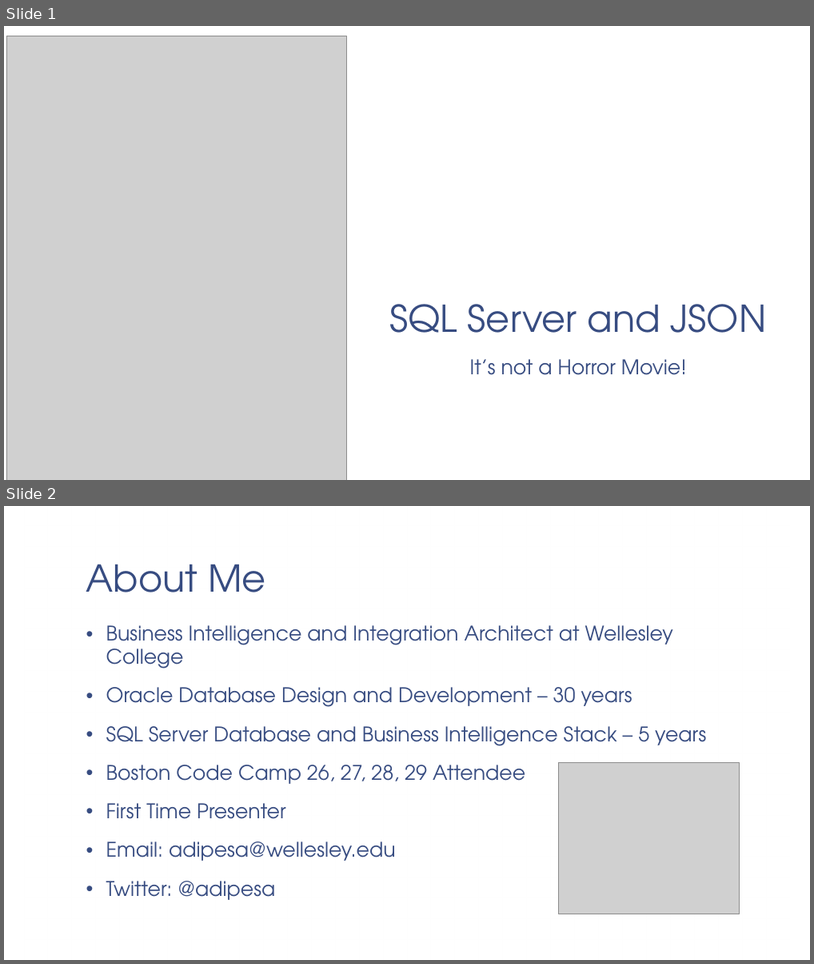
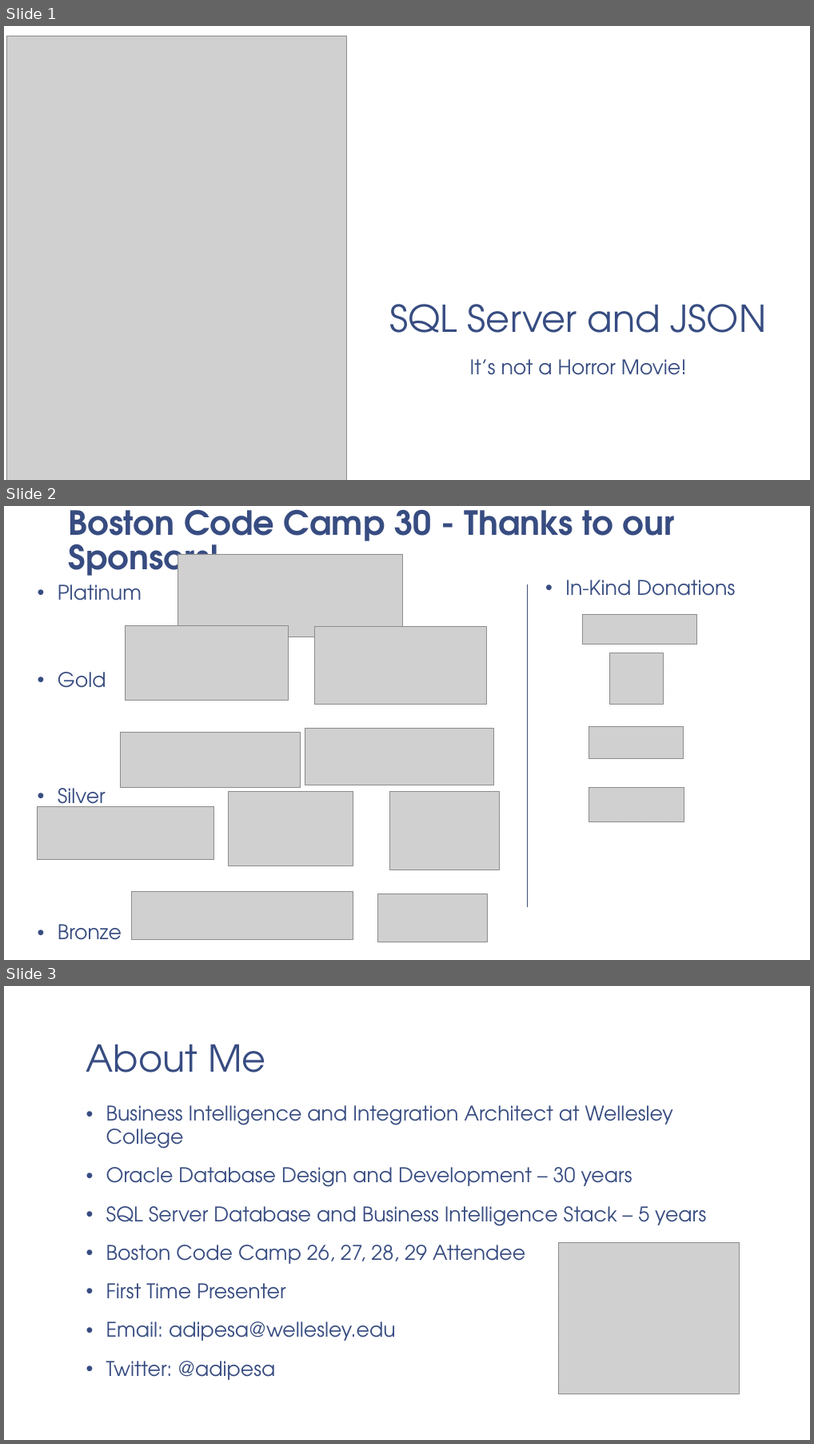
Before and after one commit to adipesa/sqlserver-json, a slide deck: SQL Server and JSON.pptx. Shown one above the other, each under a label of ours: slides 1 and 2 before the commit, slides 1, 2 and 3 after it. The pictures are 814x964 and 814x1444 pixels, drawn with LibreOffice and Linux fonts; fonts in the diff are those of the drawing; grey boxes stand for pictures; background and template pictures are left out. Boxes give left, top, right and bottom in pixels: in the first picture for what was removed or moved away, otherwise in the second. Text is boxed around its words. In the diff, an @@ line names an element or a change of style, - is before the commit and + after.

```diff
--- a/SQL Server and JSON.pptx
+++ b/SQL Server and JSON.pptx
@@ slide 2 added at (4,506,810,960), background picture (left out); not listed: 1 template element that a slide beside it also shows @@
@@ title added at (68,509,675,583), 39.6 pt, text #374C81, bold @@
+Boston Code Camp 30 - Thanks to our Sponsors!
@@ picture added at (178,554,403,636) @@
@@ text added at (58,584,142,940), 24 pt, text #374C81 @@
+• Platinum
+• Gold
+• Silver
+• Bronze
@@ line added from (527, 584) to (527, 907), #414E77 0.5 pt @@
@@ text added at (566,580,735,596), 24 pt, text #374C81 @@
+• In-Kind Donations
@@ picture added at (582,614,698,644) @@
@@ picture added at (126,626,288,700) @@
@@ picture added at (315,626,486,704) @@
@@ picture added at (610,652,664,704) @@
@@ picture added at (120,732,301,787) @@
@@ picture added at (305,728,494,785) @@
@@ picture added at (590,727,684,758) @@
@@ picture added at (229,791,353,866) @@
@@ picture added at (390,791,499,870) @@
@@ picture added at (590,788,684,822) @@
@@ picture added at (37,807,214,860) @@
@@ picture added at (132,892,353,940) @@
@@ picture added at (378,893,488,941) @@
@@ what was slide 2 is now slide 3 @@
```
Also in this commit, not shown: 1 other file.
